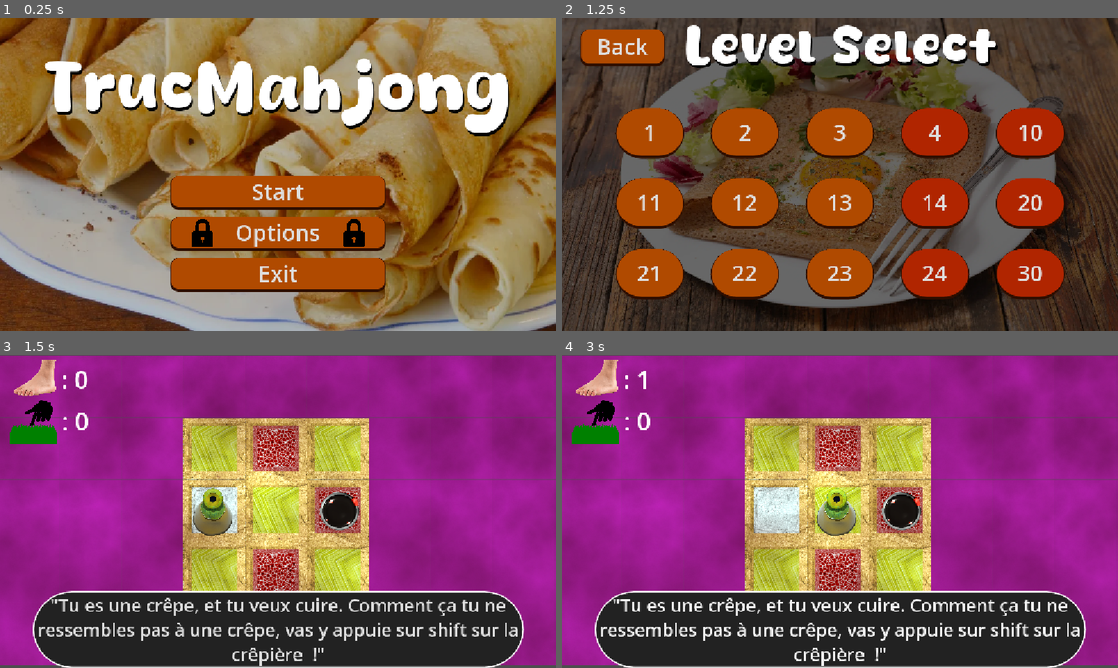
Above: before the commit, frames 1-4 (two rows, left to right).
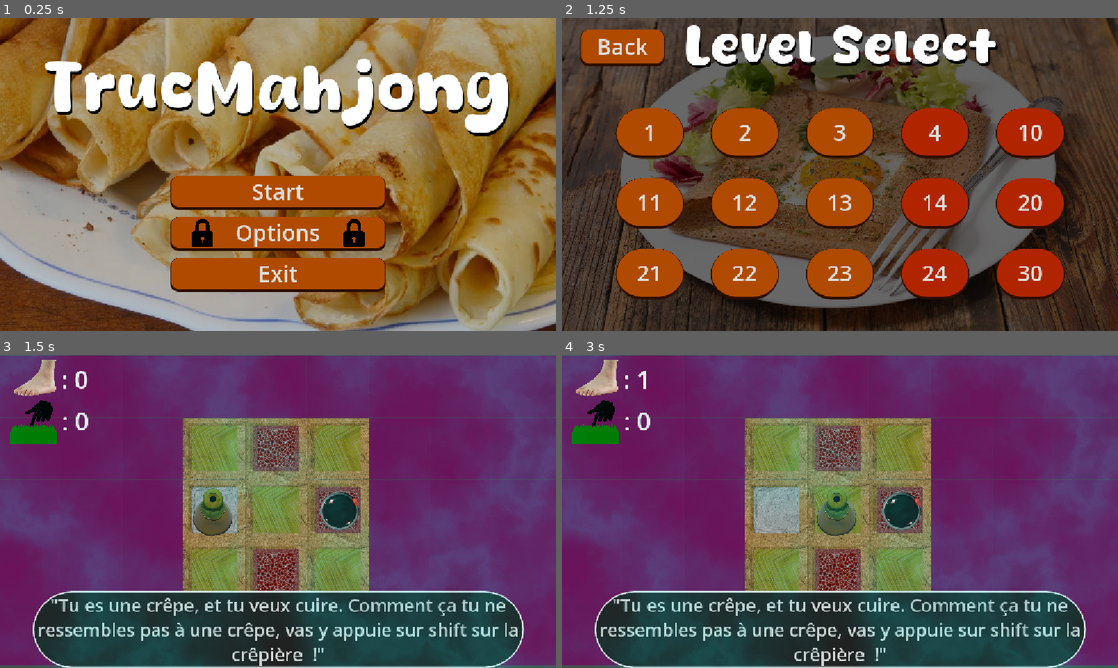
Above: after the commit, the same moments.

Repository: Crizomb/TrucMhajong
Game: Godot game, scene res://scenes/menus/main_menu.tscn
Two runs of this game, one before a commit and one after it. Both use one fixed random seed, a clock stepped at 60 frames per second and the inputs below.
Inputs:
- Up to frame 1 (0.25 s): no input
- Up to frame 2 (1.25 s): click "Start" at 0.5 s
- Up to frame 3 (1.5 s): click "1" at 1.25 s
- Up to frame 4 (3 s): click "'Tu es une crêpe, et tu veux …" at 2 s; tap Enter at 2.75 s; hold D (Right) from 2.78 s (still down); tap K (MaSuperActionDeTest) at 2.85 s

Frames 1-2 are identical in both runs. In frame 3, 90% of the frame differs, in the area x 0-100%, y 0-100%; in frame 4, 90%.

Commit message:
post process update

Diff:
--- a/entities/post-process/new_noise_texture_2d.tres
+++ b/entities/post-process/new_noise_texture_2d.tres
@@ -1,14 +1,16 @@
 [gd_resource type="NoiseTexture2D" format=3 uid="uid://dve5ljufprjvs"]
 
 [sub_resource type="Gradient" id="Gradient_phig5"]
-colors = PackedColorArray(0, 0, 0, 1, 0.79607844, 1, 1, 1)
+offsets = PackedFloat32Array(0, 0.7306273, 1)
+colors = PackedColorArray(0, 0, 0, 0.019607844, 0, 0.9019608, 0.9137255, 0.21176471, 0.027763117, 0.37499085, 0.4044738, 0.21176471)
 
 [sub_resource type="FastNoiseLite" id="FastNoiseLite_h2ih8"]
 noise_type = 2
+frequency = 0.006
+domain_warp_enabled = true
 
 [resource]
-width = 2048
-height = 2048
+width = 717
 noise = SubResource("FastNoiseLite_h2ih8")
 color_ramp = SubResource("Gradient_phig5")
 seamless = true
--- a/entities/post-process/point_light_2d.gd
+++ b/entities/post-process/point_light_2d.gd
@@ -1,13 +1,13 @@
-extends PointLight2D
+extends CanvasLayer
 
-@onready var point_light_2d: PointLight2D = $"."
+@onready var texture_rect: TextureRect = $TextureRect
 
 var noise_texture: NoiseTexture2D
 var fast_noise: FastNoiseLite
 
 # Called when the node enters the scene tree for the first time.
 func _ready() -> void:
-	noise_texture = point_light_2d.texture
+	noise_texture = texture_rect.texture
 	fast_noise = noise_texture.noise
 
 
--- a/entities/post-process/point_light_2d.tscn
+++ b/entities/post-process/point_light_2d.tscn
@@ -3,14 +3,20 @@
 [ext_resource type="Texture2D" uid="uid://dve5ljufprjvs" path="res://entities/post-process/new_noise_texture_2d.tres" id="1_8ihnj"]
 [ext_resource type="Script" uid="uid://deh3mm1ssan25" path="res://entities/post-process/point_light_2d.gd" id="2_xeqwj"]
 
-[node name="PointLight2D" type="PointLight2D" unique_id=1065185849]
+[node name="PointLight2D" type="CanvasLayer" unique_id=1524694809]
 scale = Vector2(2, 2)
-color = Color(0.85490197, 1, 1, 1)
-texture = ExtResource("1_8ihnj")
+transform = Transform2D(2, 0, 0, 2, 0, 0)
 script = ExtResource("2_xeqwj")
 
 [node name="Timer" type="Timer" parent="." unique_id=1288105763]
 wait_time = 1.5
 autostart = true
 
+[node name="TextureRect" type="TextureRect" parent="." unique_id=311020023]
+offset_left = -76.5
+offset_top = -92.0
+offset_right = 640.5
+offset_bottom = 420.0
+texture = ExtResource("1_8ihnj")
+
 [connection signal="timeout" from="Timer" to="." method="_on_timer_timeout"]
Not shown, changed: export_presets.cfg
